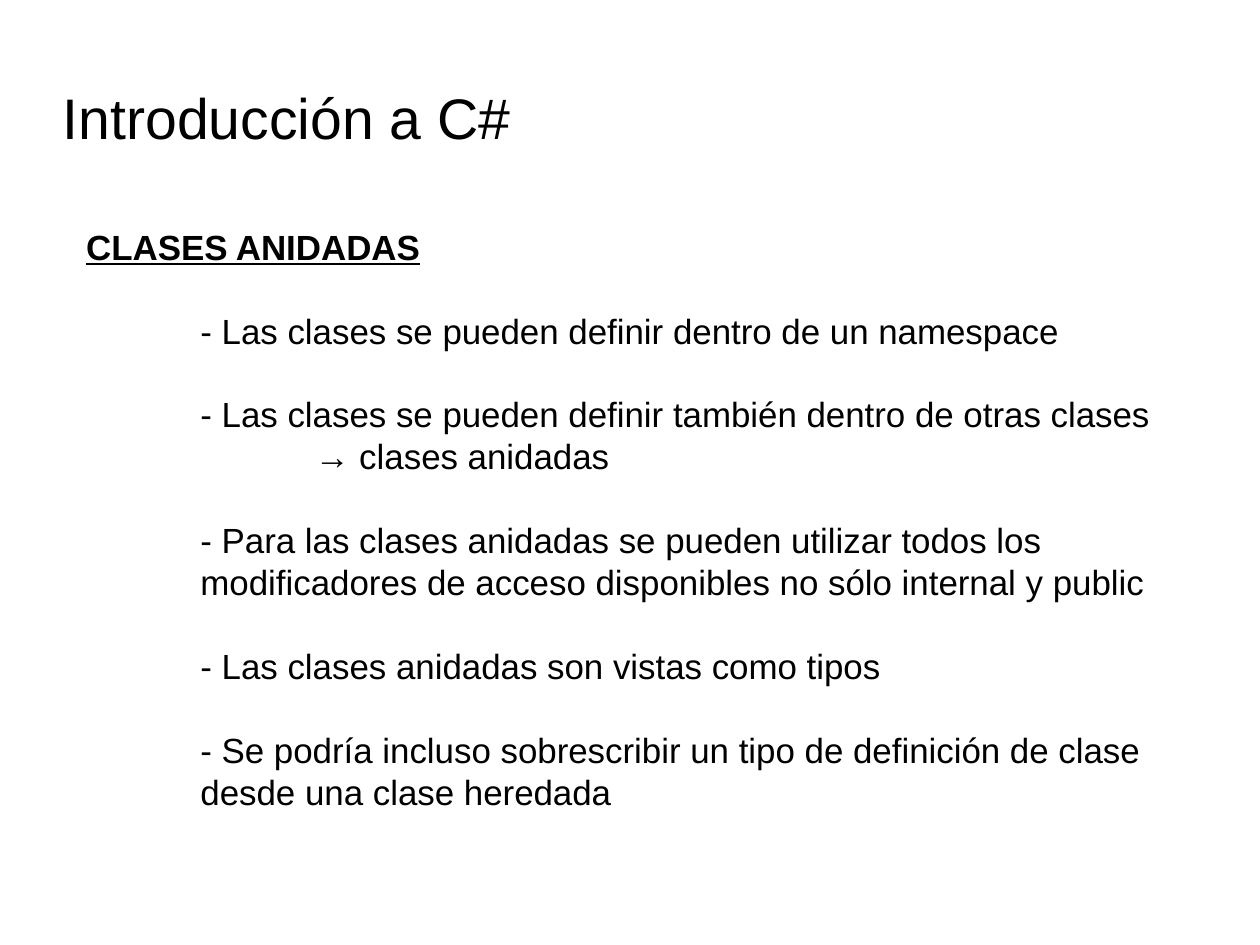
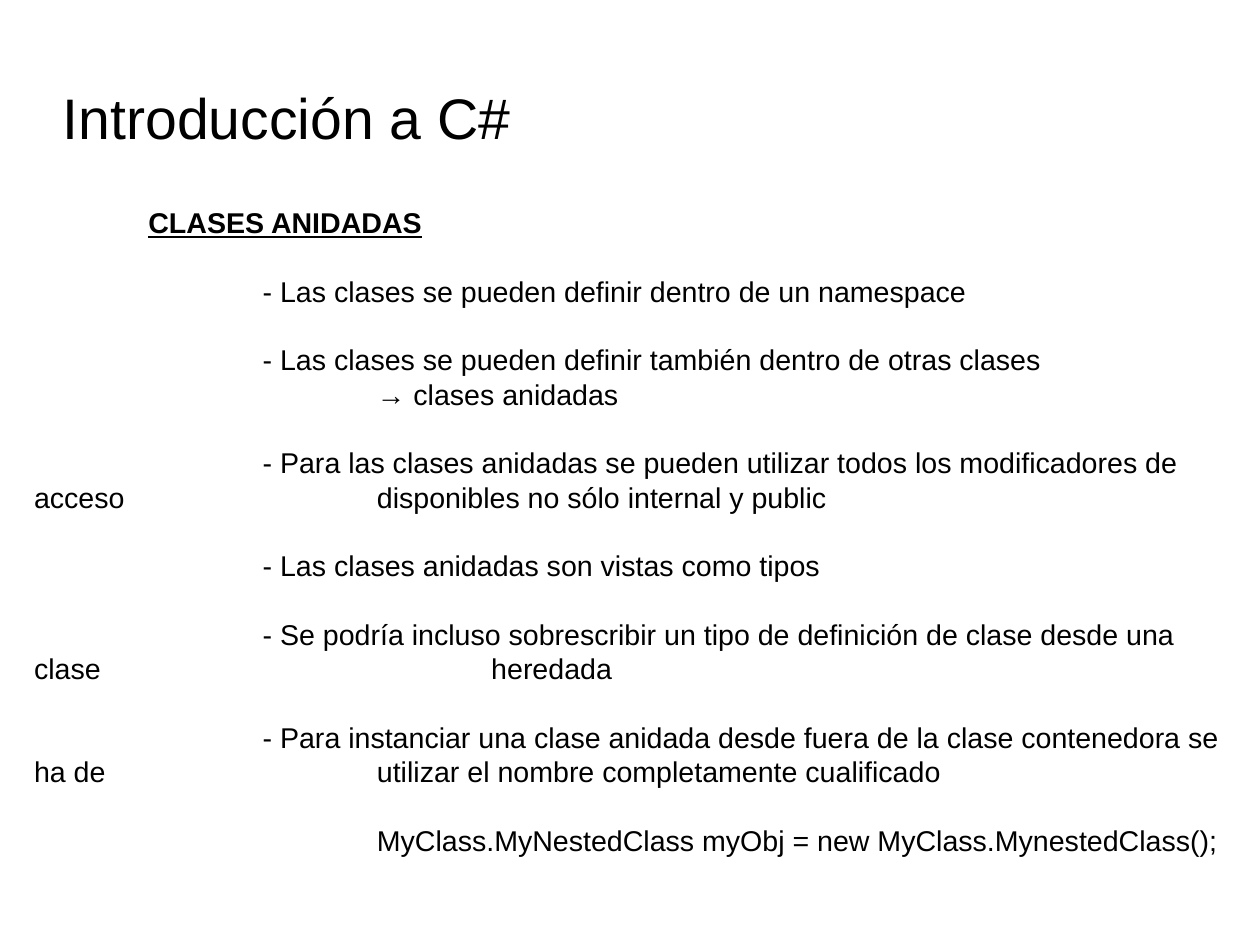
Before and after one commit to videojuegos-abastos/PMV, a slide deck: slide 15 of te/Tema 4 (Chema)/t4.3.- Definiendo miembros de una clase.odp (slide 16 before the commit). Drawn at 1260x945 pixels with LibreOffice and Linux fonts; fonts in the diff are those of the drawing; background and template pictures are left out. Boxes give left, top, right and bottom in pixels: in the first picture for what was removed or moved away, otherwise in the second. Text is boxed around its words. In the diff, an @@ line names an element or a change of style, - is before the commit and + after.

```diff
--- a/te/Tema 4 (Chema)/t4.3.- Definiendo miembros de una clase.odp
+++ b/te/Tema 4 (Chema)/t4.3.- Definiendo miembros de una clase.odp
@@ text "CLASES ANIDADAS": place and size @@
-text "CLASES ANIDADAS" at box(86, 235, 1150, 806)
+text "CLASES ANIDADAS" at box(148, 213, 1218, 856)
@@ text "CLASES ANIDADAS" at box(148, 213, 1218, 856): vertical alignment middle to top @@
@@ text at box(148, 213, 1177, 680): size 22 to 18 pt in "CLASES ANIDADAS", "- Las clases se pueden definir dentro ...", "- Las clases se pueden definir también ...", "→ clases anidadas" and 3 more places @@
@@ text at box(280, 727, 1218, 856): paragraphs added @@
+- Para instanciar una clase anidada desde fuera de la clase contenedora se ha de utilizar el nombre completamente cualificado
+MyClass.MyNestedClass myObj = new MyClass.MynestedClass();
```
Also in this commit, not shown: 20 other slides changed, 1 slide added, 4 slides removed, 1 other file.
